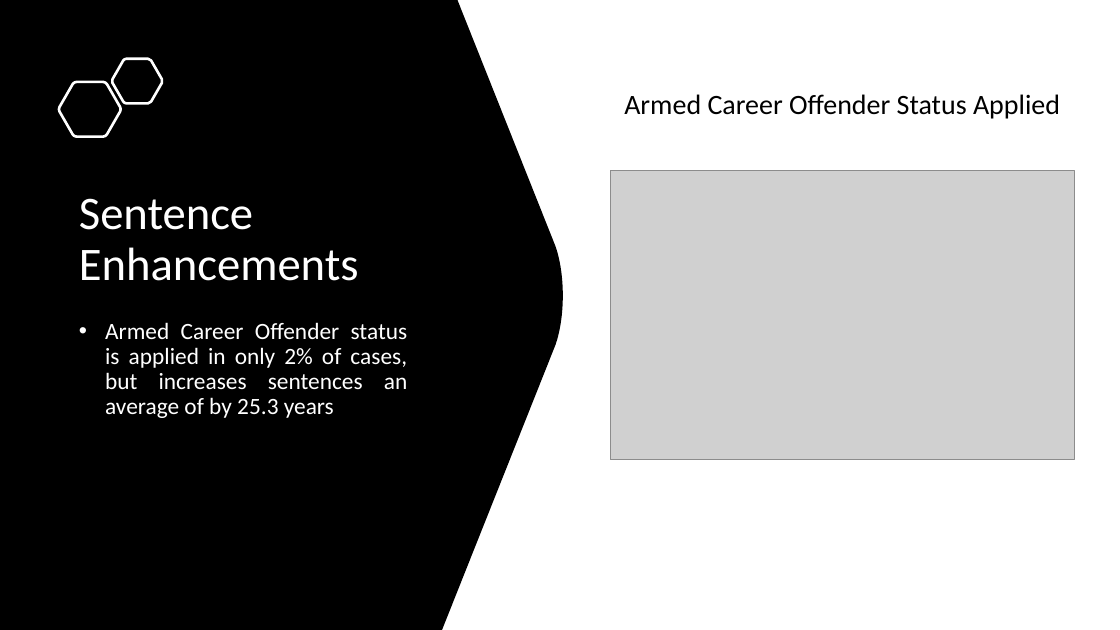
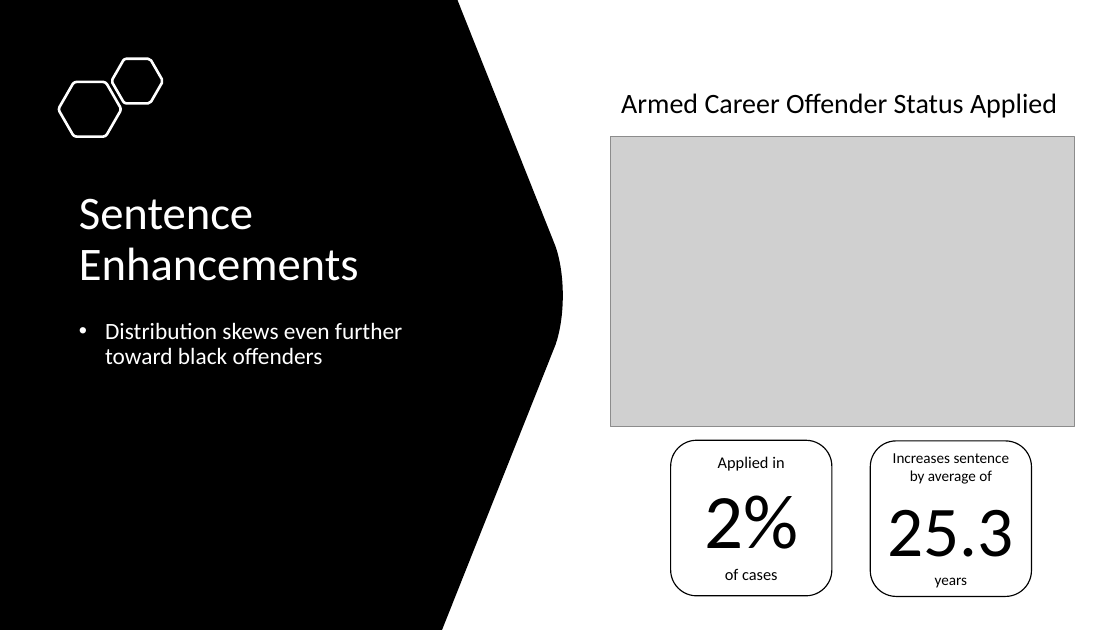
Before and after one commit to jenwhitson/sentencing_project, a slide deck: slide 20 of Presentation.pptx. Drawn at 1120x630 pixels with LibreOffice and Linux fonts; fonts in the diff are those of the drawing; grey boxes stand for pictures. Boxes give left, top, right and bottom in pixels: in the first picture for what was removed or moved away, otherwise in the second. Text is boxed around its words. In the diff, an @@ line names an element or a change of style, - is before the commit and + after.

Commit message:
added cards to sentence enhancement portion

```diff
--- a/Presentation.pptx
+++ b/Presentation.pptx
@@ text "Armed Career Offender Status Applied" at [621, 93, 1057, 118]: less space between paragraphs @@
@@ picture: place and size @@
-picture at [611, 170, 1075, 460]
+picture at [611, 137, 1075, 427]
@@ text at [105, 322, 402, 364]: text changed @@
-• Armed Career Offender status is applied in only 2% of cases, but increases sentences an average of by 25.3 years
+• Distribution skews even further toward black offenders
@@ rounded rectangle added at [670, 440, 832, 596], fill #FFFFFF, outline #000000 1 pt, 14 pt, text #000000 @@
+Applied in
+2%
+of cases
@@ rounded rectangle added at [870, 441, 1032, 597], fill #FFFFFF, outline #000000 1 pt, 12.9 pt, text #000000 @@
+Increases sentence by average of
+25.3
+years
```
Also in this commit, not shown: 7 other slides changed, 1 slide removed.
